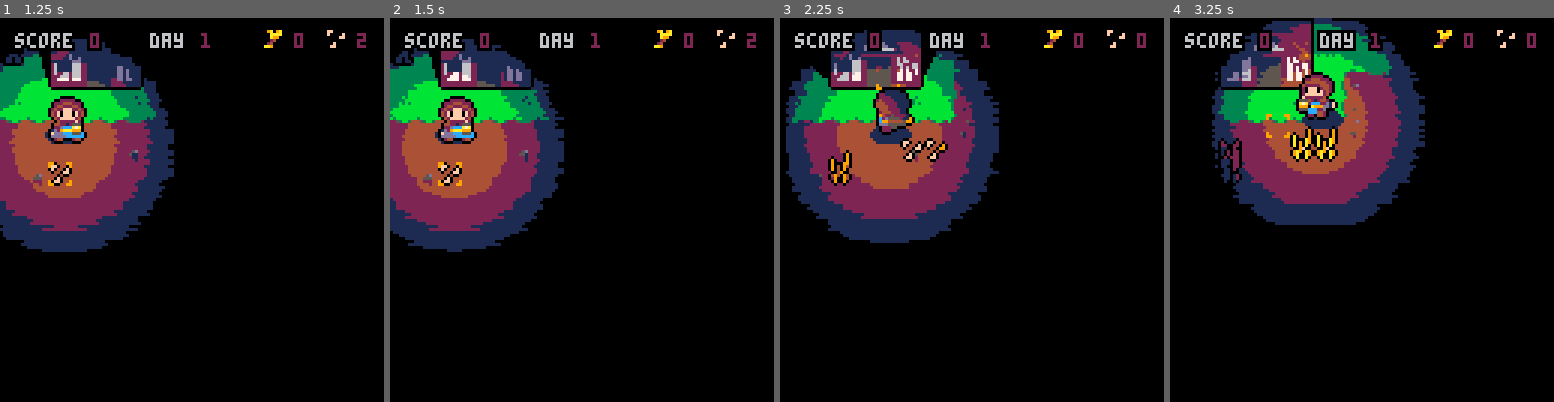
Above: before the commit, frames 1-4 (left to right).
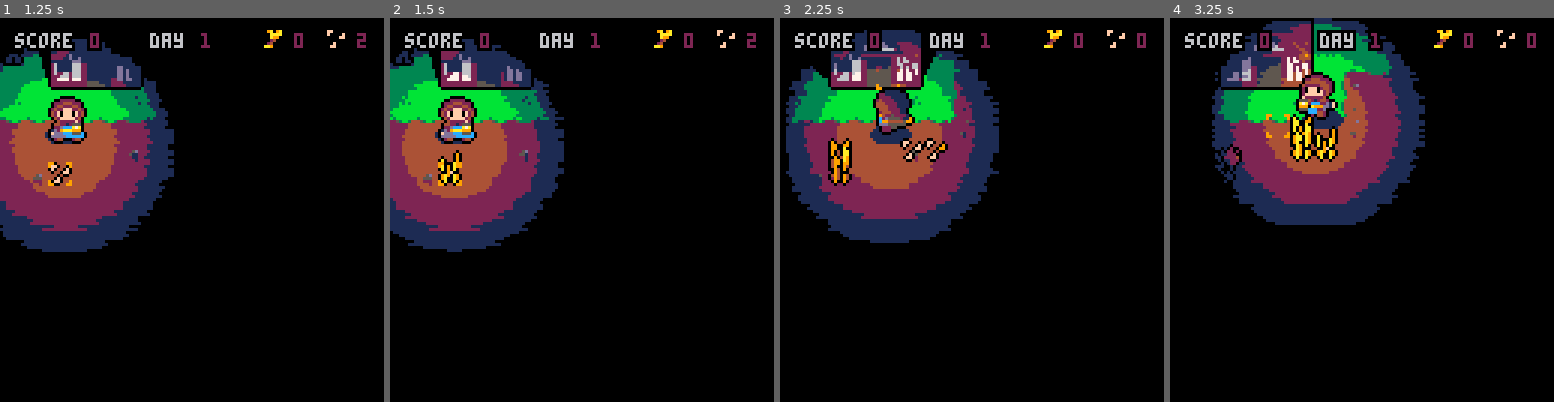
Above: after the commit, the same moments.

Repository: jessemillar/darkest-moon
Game: PICO-8 cartridge darkest-moon.p8
The game is run twice, just before and just after one commit, with the same random seed, the same clock (stepped at 60 frames per second) and the same inputs.
Inputs:
- Up to frame 1 (1.25 s): tap X (X key) at 0.33, 1.07 s; tap O (Z key) at 0.7 s
- Up to frame 2 (1.5 s): no input
- Up to frame 3 (2.25 s): hold Right 1.6-2.1 s; tap O (Z key) at 1.7, 2.1 s; tap X (X key) at 1.85 s; hold Up from 2.15 s (still down)
- Up to frame 4 (3.25 s): release Up at 2.42 s; hold Right 2.47-3.03 s; tap O (Z key) at 2.5, 2.9 s; tap X (X key) at 2.97 s; hold Left from 3.08 s (still down)

Frame 1 is identical in both runs. In frame 2, 0.3% of the frame differs, in the area x 12-19%, y 34-44%; in frame 3, 0.4%; in frame 4, 0.7%, in the area x 12-38%, y 25-44%.

Commit message:
Starting on game over conditions

Diff:
--- a/darkest-moon.p8
+++ b/darkest-moon.p8
@@ -969,10 +969,10 @@
 -- draw the text boxes (if any)
 function tbox_draw()
 	if #tbox_messages>0 then -- only draw if there are messages
-		rectfill(3, 103, 124, 123, 7) -- draw border rectangle
-		rectfill(5, 106, 122, 121, 1) -- draw fill rectangle
-		line(5, 105, 122, 105, 6) -- draw top border shadow
-		line(3, 124, 124, 124, 6) -- draw bottom border shadow
+		rectfill(3, 103, 124, 123, 13) -- draw border rectangle
+		rectfill(5, 106, 122, 121, 2) -- draw fill rectangle
+		line(5, 105, 122, 105, 1) -- draw top border shadow
+		line(3, 124, 124, 124, 1) -- draw bottom border shadow
 
 		-- draw the speaker portrait
 		if #tbox_messages[1].speaker>0 then
@@ -1117,16 +1117,21 @@
 })
 
 function chest:walked_into(ob)
-	if player_inventory_harvested>0 then
+	if ob=="player" and player_inventory_harvested>0 then
 		if player_inventory_harvested==player_inventory_seeds_max and player_inventory_seeds==0 then
 			player_harvesting_streak+=1
 
-			if player_harvesting_streak%2 then
+			tbox("", "perfect streak up! score bonus set to "..50*player_harvesting_streak.."!")
+
+			if player_harvesting_streak%2==0 then
 				player_inventory_seeds_max+=1
+				tbox("", "seed count increased by one!")
 			end
-
-			tbox("", "streak up!")
 		else
+			if player_harvesting_streak>0 then
+				tbox("", "perfect streak ruined...")
+			end
+
 			player_harvesting_streak=0
 		end
 
@@ -1302,6 +1307,12 @@
 	return event(ob,"walked_into","marauder")
 end
 
+function marauder:walked_into(ob)
+	if ob=="player" then
+		tbox("", "you were killed by a marauder. game over.")
+	end
+end
+
 function marauder:render()
 	local pos=self.pos
 	local sprite=marauder_sprites[self.facing]+self.frm*2
@@ -1426,6 +1437,16 @@
 			mrdr.pos.y=150
 			self.facing=4
 			player_inventory_seeds=player_inventory_seeds_max
+
+			-- increase the marauder's speed every second day
+			if day%2==0 then
+				marauder_speed+=0.1
+			end
+
+			-- increase the marauder's move chance every third day
+			if day%3==0 then
+				marauder_move_chance+=1
+			end
 		end
 
 		if player_waking then
@@ -1462,7 +1483,7 @@
 	spr(143,pos.x-4,pos.y-4)
 end
 
-wheat_growth_rate=25
+wheat_growth_rate=20
 
 wheat=kind({
 	extends=entity,
--- a/src/12_textboxes.p8
+++ b/src/12_textboxes.p8
@@ -72,10 +72,10 @@
 -- draw the text boxes (if any)
 function tbox_draw()
 	if #tbox_messages>0 then -- only draw if there are messages
-		rectfill(3, 103, 124, 123, 7) -- draw border rectangle
-		rectfill(5, 106, 122, 121, 1) -- draw fill rectangle
-		line(5, 105, 122, 105, 6) -- draw top border shadow
-		line(3, 124, 124, 124, 6) -- draw bottom border shadow
+		rectfill(3, 103, 124, 123, 13) -- draw border rectangle
+		rectfill(5, 106, 122, 121, 2) -- draw fill rectangle
+		line(5, 105, 122, 105, 1) -- draw top border shadow
+		line(3, 124, 124, 124, 1) -- draw bottom border shadow
 
 		-- draw the speaker portrait
 		if #tbox_messages[1].speaker>0 then
--- a/src/chest.p8
+++ b/src/chest.p8
@@ -4,16 +4,21 @@
 })
 
 function chest:walked_into(ob)
-	if player_inventory_harvested>0 then
+	if ob=="player" and player_inventory_harvested>0 then
 		if player_inventory_harvested==player_inventory_seeds_max and player_inventory_seeds==0 then
 			player_harvesting_streak+=1
 
-			if player_harvesting_streak%2 then
+			tbox("", "perfect streak up! score bonus set to "..50*player_harvesting_streak.."!")
+
+			if player_harvesting_streak%2==0 then
 				player_inventory_seeds_max+=1
+				tbox("", "seed count increased by one!")
+			end
+		else
+			if player_harvesting_streak>0 then
+				tbox("", "perfect streak ruined...")
 			end
 
-			tbox("", "streak up!")
-		else
 			player_harvesting_streak=0
 		end
 
--- a/src/marauder.p8
+++ b/src/marauder.p8
@@ -74,6 +74,12 @@
 	return event(ob,"walked_into","marauder")
 end
 
+function marauder:walked_into(ob)
+	if ob=="player" then
+		tbox("", "you were killed by a marauder. game over.")
+	end
+end
+
 function marauder:render()
 	local pos=self.pos
 	local sprite=marauder_sprites[self.facing]+self.frm*2
--- a/src/player.p8
+++ b/src/player.p8
@@ -104,6 +104,16 @@
 			mrdr.pos.y=150
 			self.facing=4
 			player_inventory_seeds=player_inventory_seeds_max
+
+			-- increase the marauder's speed every second day
+			if day%2==0 then
+				marauder_speed+=0.1
+			end
+
+			-- increase the marauder's move chance every third day
+			if day%3==0 then
+				marauder_move_chance+=1
+			end
 		end
 
 		if player_waking then
--- a/src/wheat.p8
+++ b/src/wheat.p8
@@ -1,4 +1,4 @@
-wheat_growth_rate=25
+wheat_growth_rate=20
 
 wheat=kind({
 	extends=entity,
